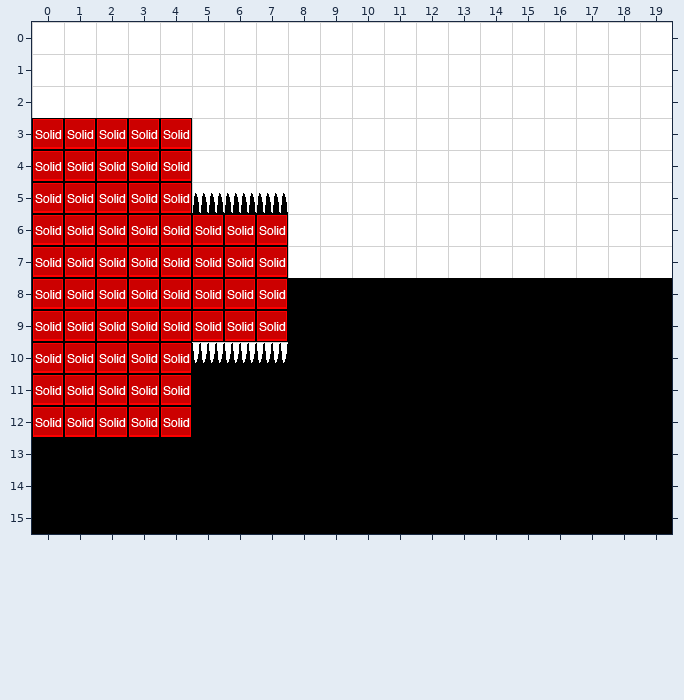
Two versions of a level (Tiled map, data/map/level1.tmx). The first picture shows the starting point.
Cells are 32x32 px. Shown: x 0..19, y 0..15.
The result:
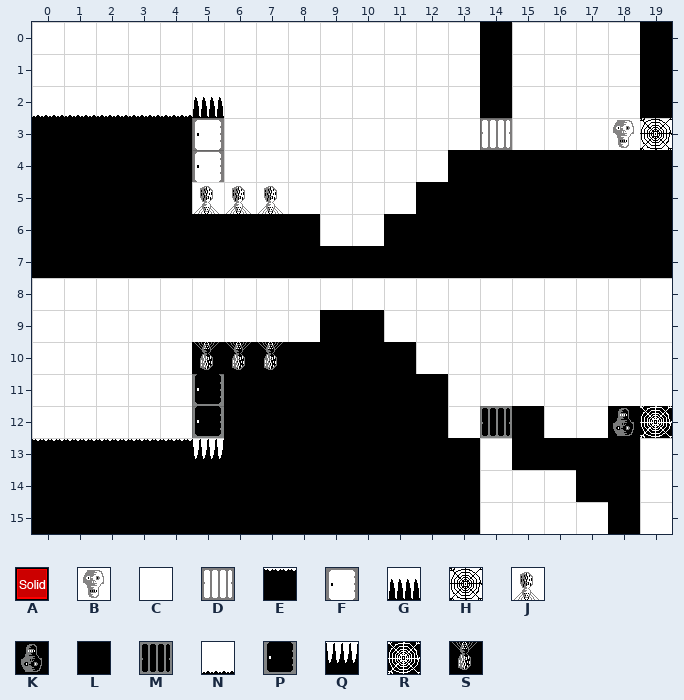
Key: from "metatiles32x32": A 0 "solid"; from "tiles": B 0, C 1, D 2, E 3, F 5, G 6, H 7, J 8, K 40, L 41, M 42, N 43, P 45, Q 46, R 47, S 48.
_ is an empty cell, # one hidden under a higher layer, . an unchanged one.
Changes in this commit:
--- layer "Background"
@@ x 0..19 @@
- 0 ..............C....C
- 1 ..............C....C
- 2 CCCCCC........C....C
- 3 #####C........C...CC
- 4 .....C.......CCCCCCC
- 5 .....GGG....CCCCCCCC
- 6 ........C..CCCCCCCCC
- 7 ........CCCCCCCCCCCC
- 8 ........LLLLLLLLLLLL
- 9 ........L..LLLLLLLLL
-10 .....QQQ....LLLLLLLL
-11 .....L.......LLLLLLL
-12 #####L.......LL.LLLL
-13 LLLLLL........L....L
-14 ..............LLL..L
-15 ..............LLLL.L
+ 0 ..............L....L
+ 1 ..............L....L
+ 2 NNNNNG........L....L
+ 3 LLLLLF........D...BH
+ 4 .....F.......LLLLLLL
+ 5 .....JJJ....LLLLLLLL
+ 6 ........L..LLLLLLLLL
+ 7 ........LLLLLLLLLLLL
+ 8 ........CCCCCCCCCCCC
+ 9 ........C..CCCCCCCCC
+10 .....SSS....CCCCCCCC
+11 .....P.......CCCCCCC
+12 CCCCCP.......CM.CCKR
+13 EEEEEQ........C....C
+14 ..............CCC..C
+15 ..............CCCC.C
--- layer "collision" (now hidden)
@@ x 0..7 @@
- 3 AAAAA...
- 4 AAAAA...
- 5 AAAAA...
- 6 AAAAAAAA
- 7 AAAAAAAA
- 8 AAAAAAAA
- 9 AAAAAAAA
-10 AAAAA...
-11 AAAAA...
-12 AAAAA...
+ 3 _____...
+ 4 _____...
+ 5 _____...
+ 6 ________
+ 7 ________
+ 8 ________
+ 9 ________
+10 _____...
+11 _____...
+12 _____...
Pixel boxes of the changes (left, top, right, bottom) in both pictures:
changed: (32, 22, 672, 534)
